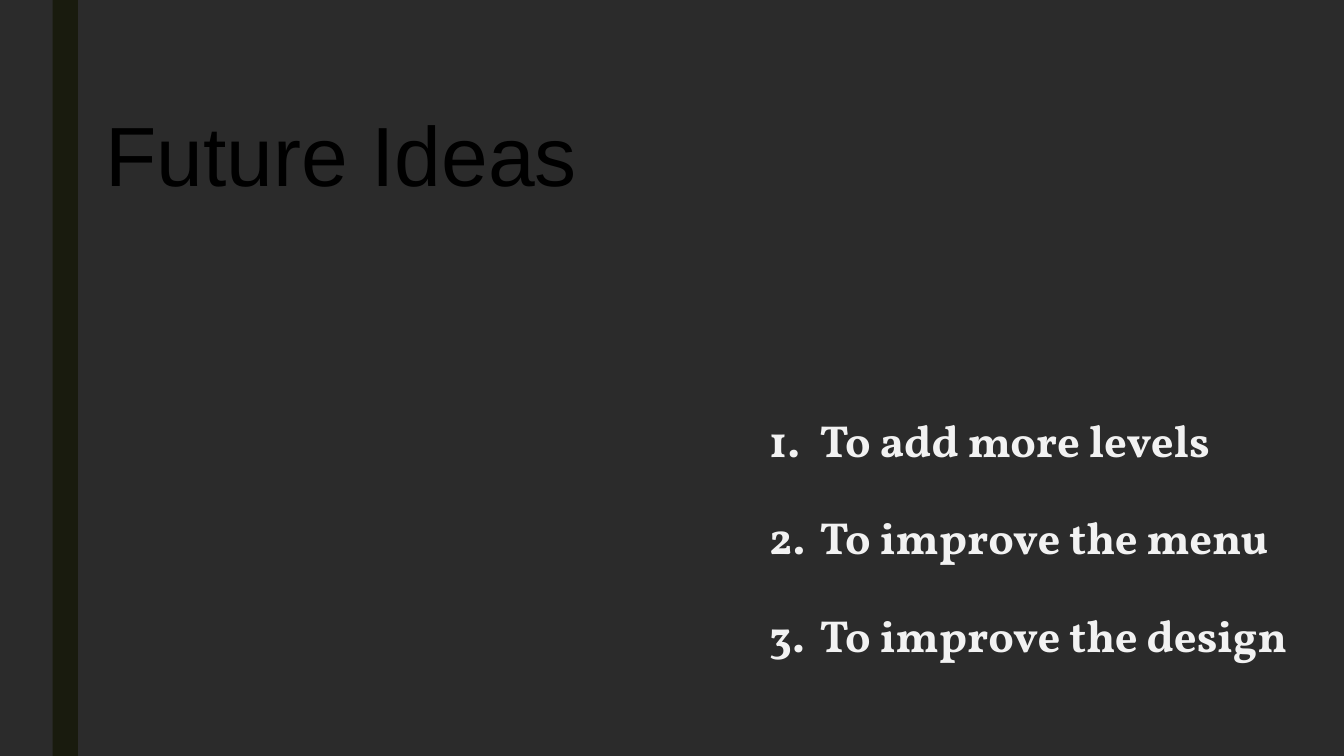
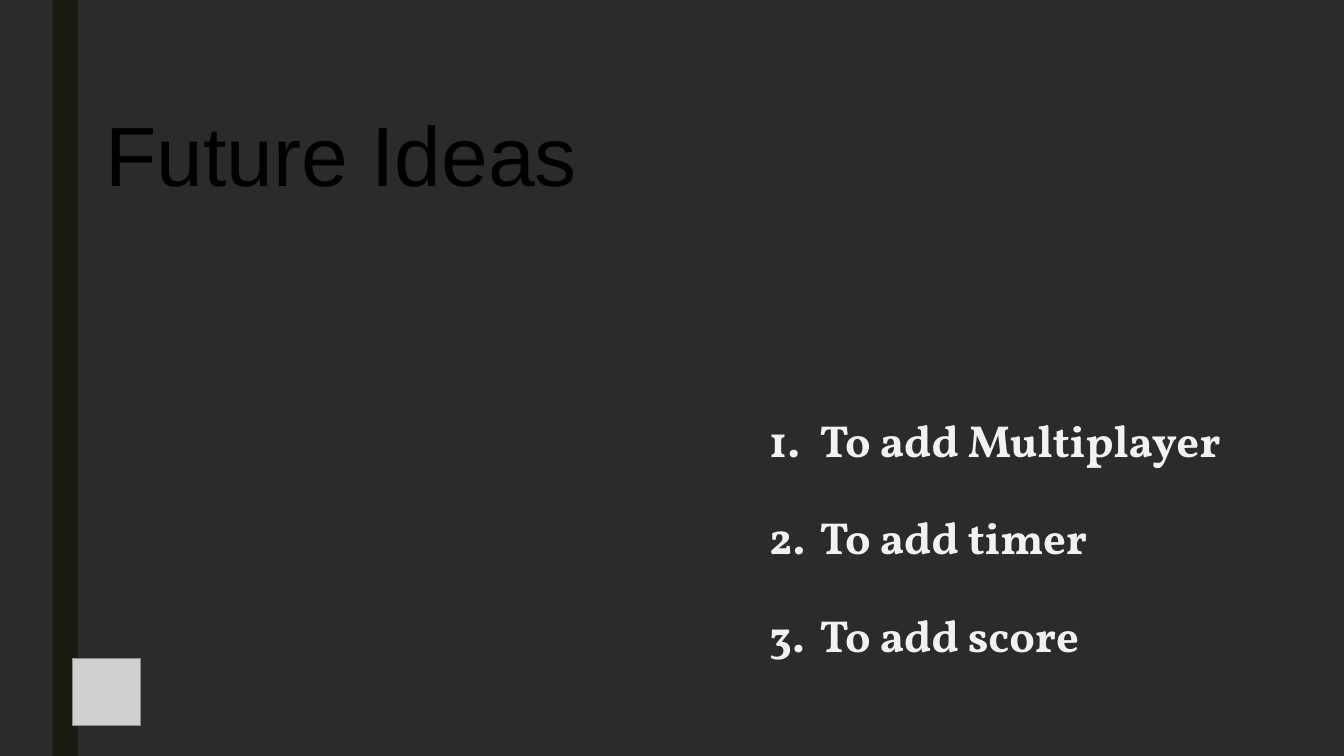
Before and after one commit to PIPetkova19/The-Maze-Runner, a slide deck: slide 8 of Documents/Presentation.pptx. Drawn at 1344x756 pixels with LibreOffice and Linux fonts; fonts in the diff are those of the drawing; grey boxes stand for pictures; background and template pictures are left out; a plain dark background stands for a picture behind light text. Boxes give left, top, right and bottom in pixels: in the first picture for what was removed or moved away, otherwise in the second. Text is boxed around its words. In the diff, an @@ line names an element or a change of style, - is before the commit and + after.

Commit message:
Add changes in presentation

```diff
--- a/Documents/Presentation.pptx
+++ b/Documents/Presentation.pptx
@@ text at <box>820,425,1221,653</box>: text changed @@
-1. To add more levels
-2. To improve the menu
-3. To improve the design
+1. To add Multiplayer
+2. To add timer
+3. To add score
@@ picture added at <box>73,658,140,726</box> @@
```
Also in this commit, not shown: 4 other slides changed.
